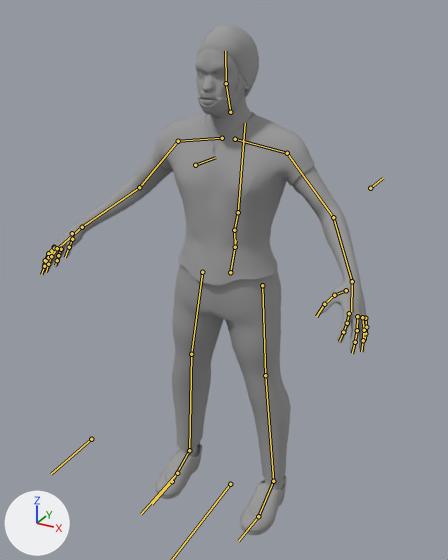
The Blender file assets/locke.blend as it was, and as the next commit left it.
Camera for both pictures: a 50 mm lens placed at (0.975, -1.83, 1.855), pointed at (-0.046, 0.026, 0.927). The lights are fixed; the arrows at lower left show +X, +Y and +Z. The bones that bend it are drawn over the model as lines.

Objects in the first picture: 'shopkeeperMesh'.
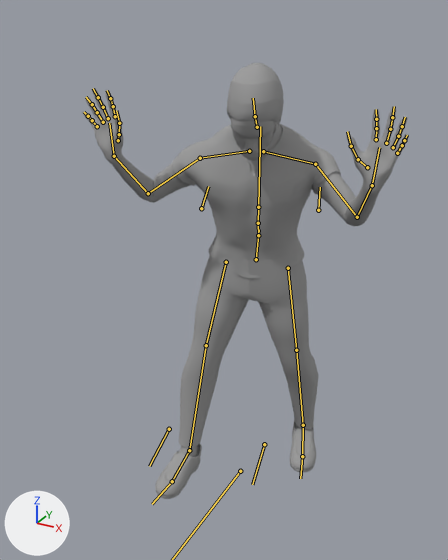
The newer file adds an action. The first version stands in its rest pose; the second is drawn at frame 122 of the action 'gesture_both_arms'.

The change in detail:
Bone 'root' (bone_root) moves from (0.0, 0.0, 0.0) to (0.0, -0.093, 0.0).
Bone 'pelvis' (bone_pelvis) moves from (0.0, 0.0, 0.0) to (0.0, 0.02, -0.12).
Bone 'pelvis' (bone_pelvis) turns from (0, 0, 0) to (2, 14, 5) degrees about its own x, y and z.
Bone 'spine_01' (bone_spine_01) turns from (0, 0, 0) to (19, 5, -1) degrees about its own x, y and z.
Bone 'spine_02' (bone_spine_02) turns from (0, 0, 0) to (-1, 0, 0) degrees about its own x, y and z.
Bone 'spine_03' (bone_spine_03) turns from (0, 0, 0) to (-3, 0, -1) degrees about its own x, y and z.
Bone 'clavicle_l' (bone_clavicle_l) turns from (0, 0, 0) to (5, 0, -1) degrees about its own x, y and z.
Bone 'clavicle_r' (bone_clavicle_r) turns from (0, 0, 0) to (5, 0, 1) degrees about its own x, y and z.
Bone 'neck_01' (bone_neck_01) turns from (0, 0, 0) to (27, 0, 0) degrees about its own x, y and z.
Bone 'elbow_l' (bone_elbow_l) moves from (0.0, 0.0, 0.0) to (-0.149, -0.244, -0.113).
Bone 'elbow_r' (bone_elbow_r) moves from (0.0, 0.0, 0.0) to (0.134, -0.239, -0.145).
Bone 'hand_r.IK' (bone_hand_r_ik) moves from (0.0, 0.0, 0.0) to (0.308, -0.112, 0.003).
Bone 'hand_r.IK' (bone_hand_r_ik) turns from (0, 0, 0) to (-79, -49, -58) degrees about its own x, y and z.
Bone 'hand_l.IK' (bone_hand_l_ik) moves from (0.0, 0.0, 0.0) to (-0.184, -0.129, -0.136).
Bone 'hand_l.IK' (bone_hand_l_ik) turns from (0, 0, 0) to (-64, 53, 77) degrees about its own x, y and z.
Bone 'foot_l.IK' (bone_foot_l_ik) moves from (0.0, 0.0, 0.0) to (-0.045, -0.362, 0.163).
Bone 'foot_l.IK' (bone_foot_l_ik) turns from (0, 0, 0) to (4, -8, -20) degrees about its own x, y and z.

Location of each change, [x1, y1, x2, y2] in pixels of the pictures (448 x 560 px):
'shopkeeperMesh', posed (14% shorter)
    before: [41, 25, 368, 535]
    after: [82, 63, 409, 499]
bone 'pelvis', root to tip
    before: (230, 272) to (236, 240)
    after: (256, 259) to (259, 229)
bone 'spine_01', root to tip
    before: (235, 247) to (234, 230)
    after: (258, 235) to (258, 223)
bone 'spine_02', root to tip
    before: (234, 230) to (238, 212)
    after: (258, 223) to (258, 207)
bone 'spine_03', root to tip
    before: (238, 212) to (245, 123)
    after: (258, 207) to (260, 126)
bone 'clavicle_l', root to tip
    before: (235, 139) to (287, 153)
    after: (263, 151) to (315, 164)
bone 'clavicle_r', root to tip
    before: (222, 138) to (178, 141)
    after: (249, 151) to (200, 158)
bone 'neck_01', root to tip
    before: (230, 112) to (226, 83)
    after: (257, 127) to (255, 116)
bone 'elbow_l', root to tip
    before: (370, 188) to (383, 178)
    after: (318, 210) to (320, 187)
bone 'elbow_r', root to tip
    before: (195, 165) to (215, 157)
    after: (201, 208) to (208, 186)
